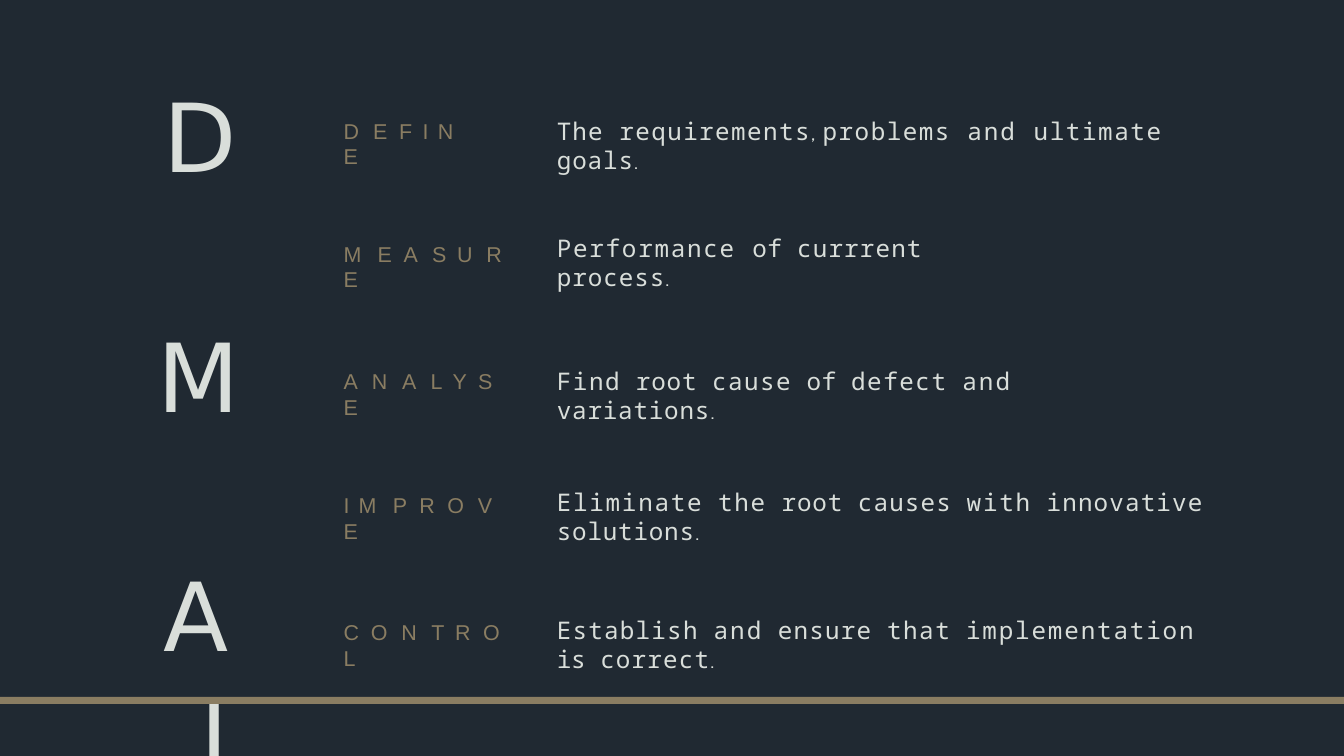
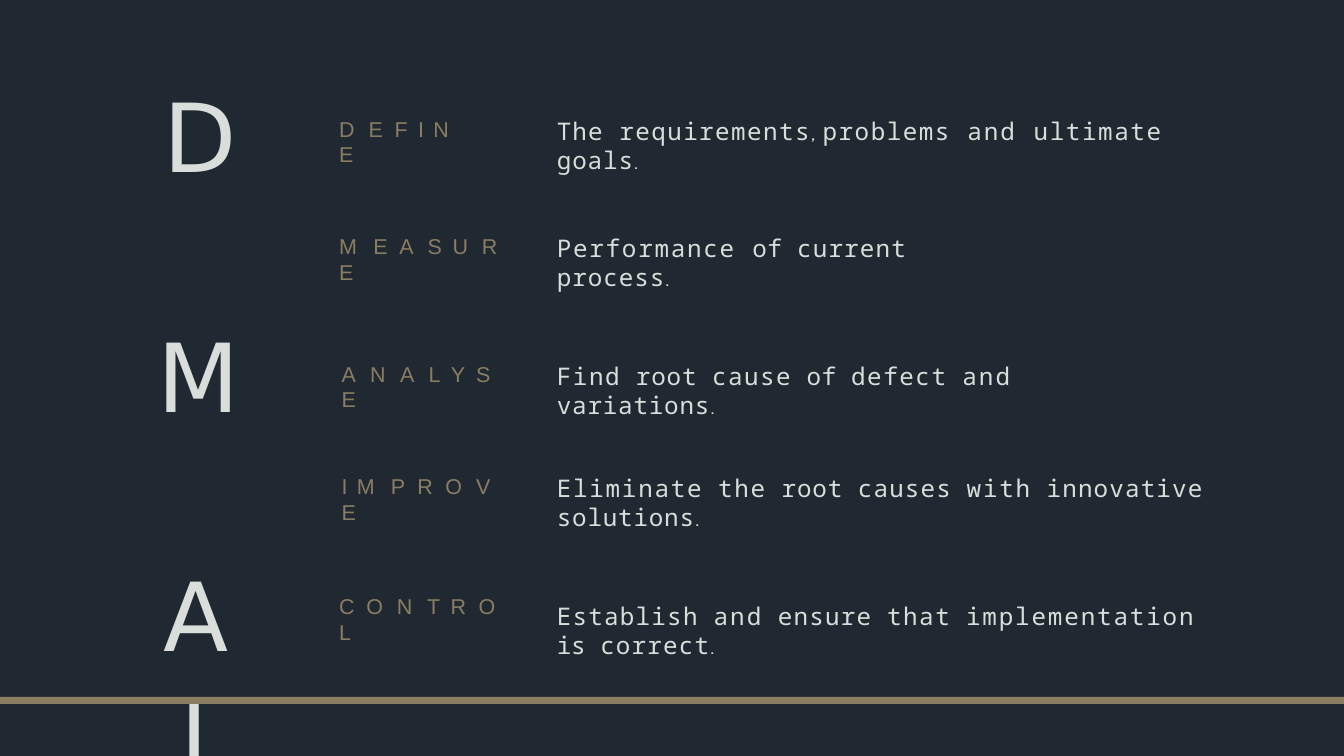
Before and after one commit to vd152/portfolio2, a slide deck: slide 4 of assets/img/IM.pptx. Drawn at 1344x756 pixels with LibreOffice and Linux fonts; fonts in the diff are those of the drawing. Boxes give left, top, right and bottom in pixels: in the first picture for what was removed or moved away, otherwise in the second. Text is boxed around its words. In the diff, an @@ line names an element or a change of style, - is before the commit and + after.

```diff
--- a/assets/img/IM.pptx
+++ b/assets/img/IM.pptx
@@ text "D E F I N ..." moved from (x1=344, y1=124, x2=453, y2=164) to (x1=339, y1=122, x2=448, y2=162) @@
@@ text "M E A S U ..." moved from (x1=344, y1=247, x2=501, y2=287) to (x1=339, y1=239, x2=497, y2=280) @@
@@ text at (x1=557, y1=238, x2=906, y2=292): text changed @@
-Performance of currrent process.
+Performance of current process.
@@ text "A N A L Y ..." moved from (x1=344, y1=374, x2=492, y2=415) to (x1=342, y1=367, x2=490, y2=407) @@
@@ text "Find root cause of defect ..." moved from (x1=557, y1=371, x2=1010, y2=419) to (x1=557, y1=366, x2=1010, y2=414) @@
@@ text "I M P R O ..." moved from (x1=344, y1=498, x2=492, y2=539) to (x1=342, y1=479, x2=490, y2=520) @@
@@ text "Eliminate the root causes with ..." moved from (x1=557, y1=492, x2=1203, y2=540) to (x1=557, y1=478, x2=1203, y2=526) @@
@@ text "C O N T R ..." moved from (x1=344, y1=625, x2=500, y2=666) to (x1=339, y1=599, x2=496, y2=640) @@
@@ text "Establish and ensure that implementation ..." moved from (x1=557, y1=620, x2=1193, y2=668) to (x1=557, y1=606, x2=1193, y2=654) @@
```
Also in this commit, not shown: 5 other slides changed, 1 slide added, 1 slide removed.
